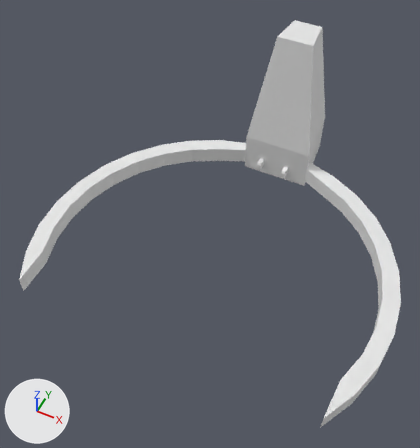
What one commit did to the Blender file Assets/Blender Raw/Charger.blend.
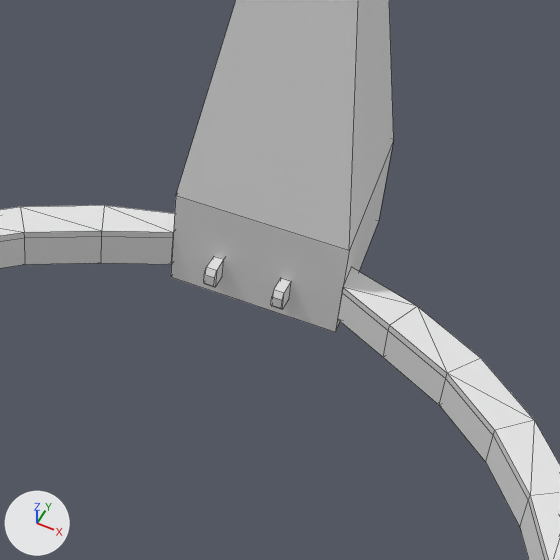
Old and new are each drawn whole from a 50 mm lens placed at (1.05, -2.09, 3.14), pointed at (-0.1, 0.2, 0.28) and again close up on the part from 44% to 92% of the width and 15% to 60% of the height. The lights are fixed; the arrows at lower left show +X, +Y and +Z. The close-ups show mesh edges as thin lines.
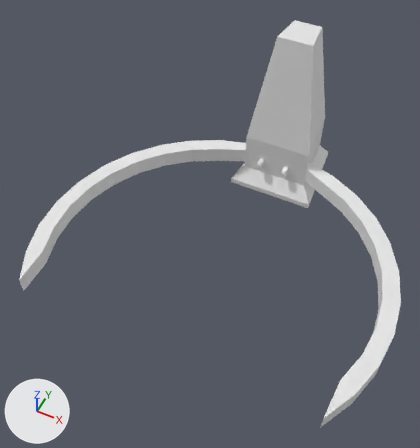
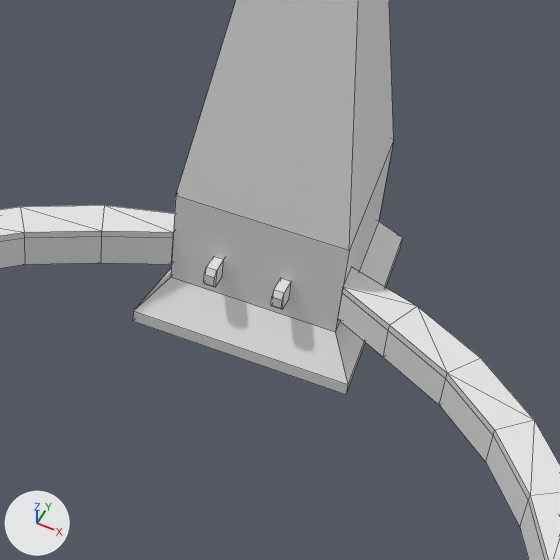
The newer file is also turned or shifted as a whole; pictures and numbers use the older file's frame.

What differs and where, as boxes [x1, y1, x2, y2] in the close-ups (560 x 560 px):
part 1 of me_cube_001, built on: after [133, 221, 402, 394]

What the commit changed:
me_cube_001 has 170 vertices, 194 faces and spans x -4.84..4.84, y -2.69..6.4, z -5.2..-0.8.
me_cube_001 is used by ob_cube; location (0.0, 0.0, 1.3); scale (0.25, 0.25, 0.25).
Verts and faces of me_cube_001; kept vertices keep their numbers, new ones are numbered from 170.
Before the commit, vertices of me_cube_001: 65 (0.84, 6.4, -5.2) at pixel (378, 221), 67 (1.04, 4.4, -5.2) at pixel (335, 332), 69 (-0.76, 6.4, -5.2), 71 (-0.96, 4.4, -5.2) at pixel (170, 277).
Part 1, on me_cube_001:
Faces deleted: (65, 67, 71, 69).
New vertex 170 is at (1.09, 6.71, -5.76), pixel (400, 247).
New vertex 171 is at (1.35, 4.09, -5.76), pixel (345, 394).
New vertex 172 is at (-1.01, 6.71, -5.76).
New vertex 173 is at (-1.27, 4.09, -5.76), pixel (132, 321).
New vertices 174 to 177 stand at vertices 170 to 173, in that order, plus (0.0, 0.0, 0.16).
New faces: (67, 71, 177, 175), (170, 172, 176, 174), (65, 67, 175, 174), (69, 176, 177, 71), (65, 174, 176, 69), (170, 171, 173, 172).
New faces: (171, 175, 177, 173), (172, 173, 177, 176), (170, 174, 175, 171).
